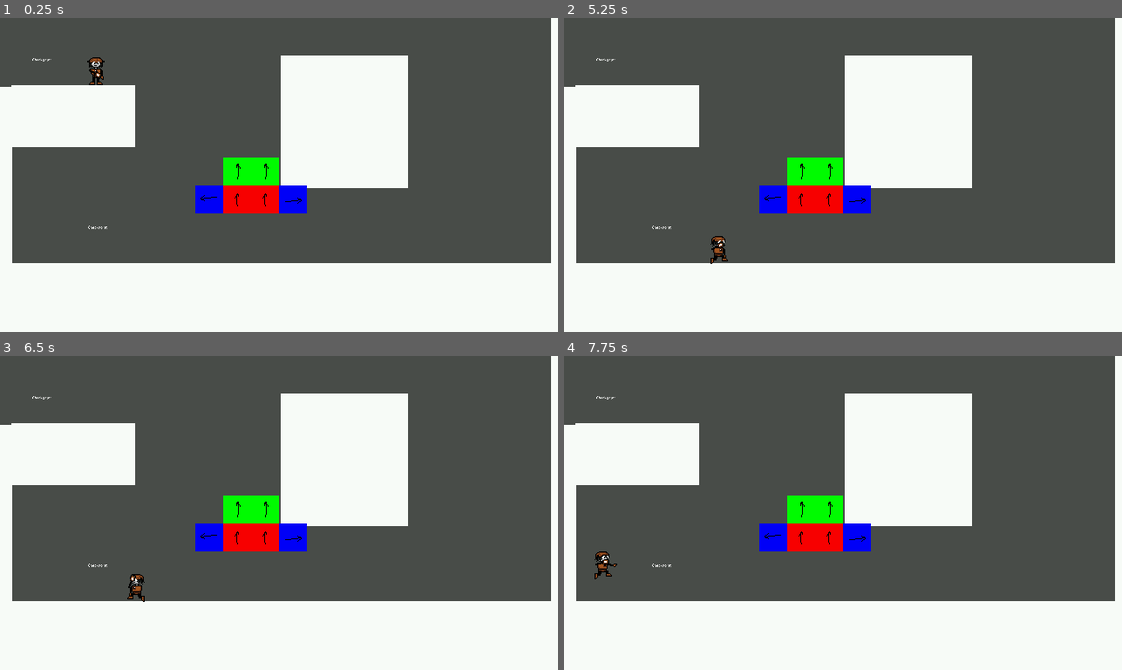
Above: before the commit, frames 1-4 (two rows, left to right).
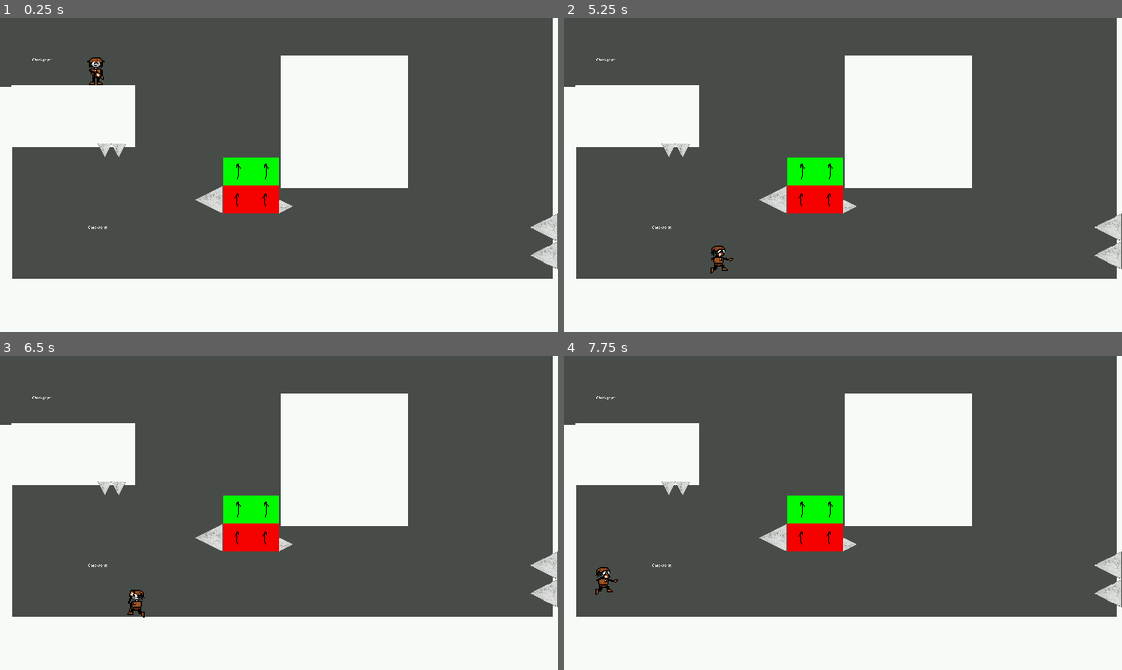
Above: after the commit, the same moments.

Repository: chars-at-last/Platforming-Game
Game: Godot game, scene res://nodes/scenes/game_manager.tscn
The game is run twice, just before and just after one commit, with the same random seed, the same clock (stepped at 60 frames per second) and the same inputs. The engine's default icon, where the game draws it, is replaced by a stand-in: a white triangle on a blue panel in a dark square.
Inputs (mouse positions are in pixels of both pictures, inside the frame that each line leads up to):
- Up to frame 1 (0.25 s): no input
- Up to frame 2 (5.25 s): tap Enter at 0.5 s; move the mouse to (965, 159) at 0.52 s; hold D (move_right) 0.53-2.03 s; click (965, 159) at 0.6 s; tap Space (jump) at 0.77, 1.52, 2, 3.02, 3.77, 4.52 s; move the mouse to (731, 190) at 1.27 s; tap S (look_down) at 1.35 s; move the mouse to (898, 105) at 2.02 s; hold A (move_left) 2.03-2.78 s; hold W (look_up) 2.03-2.78 s; move the mouse to (815, 237) at 2.77 s; hold D (move_right) 2.78-4.28 s; click (815, 237) at 2.85 s; move the mouse to (1010, 222) at 3.52 s; hold S (look_down) 3.53-4.28 s; move the mouse to (675, 127) at 4.27 s; hold A (move_left) 4.28-5.03 s; tap W (look_up) at 4.35 s; move the mouse to (870, 175) at 5.02 s; hold D (move_right) from 5.03 s (still down); click (870, 175) at 5.1 s
- Up to frame 3 (6.5 s): move the mouse to (195, 434) at 5.77 s; release D (move_right) at 5.78 s; hold A (move_left) from 5.78 s (still down); tap S (look_down) at 5.85 s; tap Space (jump) at 6.02 s
- Up to frame 4 (7.75 s): move the mouse to (965, 497) at 6.52 s; hold W (look_up) 6.53-7.28 s; tap Space (jump) at 6.77, 7.52 s; move the mouse to (731, 528) at 7.27 s; release A (move_left) at 7.28 s; hold D (move_right) from 7.28 s (still down); click (731, 528) at 7.35 s

The runs differ from the first frame. In frame 1, 6.5% of the frame differs, in the area x 2-100%, y 0-84%; in frame 2, 6.7%; in frame 3, 6.6%; in frame 4, 6.8%.

Commit message:
Basic Tiles Asset Commit

Diff:
--- /dev/null
+++ b/assets/resources/comp195_tileset.tres
@@ -0,0 +1,50 @@
+[gd_resource type="TileSet" load_steps=3 format=3 uid="uid://bsuhy77c6mhv3"]
+
+[ext_resource type="Texture2D" uid="uid://dr3xpnwogtwk2" path="res://assets/art/comp195_tileset.png" id="1_045vx"]
+
+[sub_resource type="TileSetAtlasSource" id="TileSetAtlasSource_y7qft"]
+texture = ExtResource("1_045vx")
+texture_region_size = Vector2i(64, 64)
+3:0/0 = 0
+3:0/0/physics_layer_3/polygon_0/points = PackedVector2Array(32, 32, -32, 32, 0, -32)
+0:0/0 = 0
+0:0/0/physics_layer_0/polygon_0/points = PackedVector2Array(-32, -32, -32, 32, 32, 32, 32, -32)
+1:0/0 = 0
+1:0/0/physics_layer_0/polygon_0/points = PackedVector2Array(-32, -32, -32, 32, 32, 32, 32, -32)
+2:0/0 = 0
+2:0/0/physics_layer_0/polygon_0/points = PackedVector2Array(-32, -32, -32, 32, 32, 32, 32, -32)
+2:1/0 = 0
+2:1/0/physics_layer_0/polygon_0/points = PackedVector2Array(-32, -32, -32, 32, 32, 32, 32, -32)
+0:1/0 = 0
+0:1/0/physics_layer_0/polygon_0/points = PackedVector2Array(-32, -32, -32, 32, 32, 32, 32, -32)
+0:2/0 = 0
+0:2/0/physics_layer_0/polygon_0/points = PackedVector2Array(-32, -32, -32, 32, 32, 32, 32, -32)
+1:2/0 = 0
+1:2/0/physics_layer_0/polygon_0/points = PackedVector2Array(-32, -32, -32, 32, 32, 32, 32, -32)
+2:2/0 = 0
+2:2/0/physics_layer_0/polygon_0/points = PackedVector2Array(-32, -32, -32, 32, 32, 32, 32, -32)
+1:1/0 = 0
+1:1/0/physics_layer_0/polygon_0/points = PackedVector2Array(-32, -32, -32, 32, 32, 32, 32, -32)
+1:3/0 = 0
+1:3/0/physics_layer_0/polygon_0/points = PackedVector2Array(-32, -32, -32, 32, 32, 32, 32, -32)
+0:3/0 = 0
+0:3/0/physics_layer_0/polygon_0/points = PackedVector2Array(-32, -32, -32, 32, 32, 32, 32, -32)
+1:4/0 = 0
+1:4/0/physics_layer_0/polygon_0/points = PackedVector2Array(-32, -32, -32, 32, 32, 32, 32, -32)
+0:4/0 = 0
+0:4/0/physics_layer_0/polygon_0/points = PackedVector2Array(-32, -32, -32, 32, 32, 32, 32, -32)
+4:2/0 = 0
+4:1/0 = 0
+4:1/0/physics_layer_2/polygon_0/points = PackedVector2Array(-20.9361, -2.00452, 24.0543, -2.22725, 24.0543, 9.13171, -20.7134, 8.68626)
+
+[resource]
+tile_size = Vector2i(64, 64)
+physics_layer_0/collision_layer = 2
+physics_layer_0/collision_mask = 0
+physics_layer_1/collision_layer = 32
+physics_layer_1/collision_mask = 0
+physics_layer_2/collision_layer = 16
+physics_layer_2/collision_mask = 0
+physics_layer_3/collision_layer = 4
+physics_layer_3/collision_mask = 0
+sources/1 = SubResource("TileSetAtlasSource_y7qft")
--- a/nodes/scenes/Obstacles/spikes.tscn
+++ b/nodes/scenes/Obstacles/spikes.tscn
@@ -1,8 +1,8 @@
 [gd_scene load_steps=3 format=3 uid="uid://vyj36j0hv8jy"]
 
-[ext_resource type="TileSet" uid="uid://wctw80adwhtu" path="res://assets/resources/placeholder_tileset.tres" id="2_bikw5"]
+[ext_resource type="TileSet" uid="uid://bsuhy77c6mhv3" path="res://assets/resources/comp195_tileset.tres" id="1_xmfpy"]
 [ext_resource type="Script" path="res://nodes/scripts/obstacles/spikes.gd" id="2_gh2gi"]
 
 [node name="Spikes" type="TileMapLayer"]
-tile_set = ExtResource("2_bikw5")
+tile_set = ExtResource("1_xmfpy")
 script = ExtResource("2_gh2gi")
--- a/nodes/scenes/Obstacles/tile.tscn
+++ b/nodes/scenes/Obstacles/tile.tscn
@@ -1,6 +1,9 @@
-[gd_scene load_steps=2 format=3 uid="uid://ch2455e3kwkon"]
+[gd_scene load_steps=3 format=3 uid="uid://ch2455e3kwkon"]
 
 [ext_resource type="Script" path="res://nodes/scripts/obstacles/tile.gd" id="1_5yxb0"]
+[ext_resource type="TileSet" uid="uid://bsuhy77c6mhv3" path="res://assets/resources/comp195_tileset.tres" id="1_77m1u"]
 
 [node name="Tile" type="TileMapLayer"]
+scale = Vector2(0.25, 0.25)
+tile_set = ExtResource("1_77m1u")
 script = ExtResource("1_5yxb0")
--- a/nodes/scenes/game_manager.tscn
+++ b/nodes/scenes/game_manager.tscn
@@ -8,13 +8,13 @@
 [ext_resource type="PackedScene" uid="uid://bax0hg5n0t3qk" path="res://nodes/scenes/check_point.tscn" id="6_1xxpy"]
 
 [sub_resource type="RectangleShape2D" id="RectangleShape2D_oxpyf"]
-size = Vector2(1048, 114)
+size = Vector2(1048, 96)
 
 [sub_resource type="RectangleShape2D" id="RectangleShape2D_f7jhm"]
 size = Vector2(143.5, 74)
 
 [sub_resource type="RectangleShape2D" id="RectangleShape2D_1cmjc"]
-size = Vector2(143.5, 308)
+size = Vector2(150.75, 308)
 
 [sub_resource type="RectangleShape2D" id="RectangleShape2D_ph3ue"]
 size = Vector2(143.5, 152)
@@ -39,7 +39,7 @@
 collision_mask = 0
 
 [node name="TempBlock" type="CollisionShape2D" parent="StaticBody2D"]
-position = Vector2(293, 338)
+position = Vector2(293, 347)
 shape = SubResource("RectangleShape2D_oxpyf")
 
 [node name="ColorRect" type="ColorRect" parent="StaticBody2D"]
@@ -58,7 +58,7 @@
 
 [node name="ColorRect" type="ColorRect" parent="StaticBody2D2"]
 offset_left = -127.0
-offset_top = 281.0
+offset_top = 299.0
 offset_right = 816.0
 offset_bottom = 395.0
 
@@ -69,7 +69,7 @@
 offset_bottom = 310.0
 
 [node name="ColorRect3" type="ColorRect" parent="StaticBody2D2"]
-offset_left = 632.0
+offset_left = 634.0
 offset_top = -10.0
 offset_right = 774.0
 offset_bottom = 330.0
@@ -89,7 +89,7 @@
 shape = SubResource("RectangleShape2D_1cmjc")
 
 [node name="TempBlock2" type="CollisionShape2D" parent="StaticBody2D3"]
-position = Vector2(703, 144)
+position = Vector2(708.375, 145)
 shape = SubResource("RectangleShape2D_1cmjc")
 
 [node name="TempBlock3" type="CollisionShape2D" parent="StaticBody2D3"]
@@ -111,7 +111,12 @@
 tile_set = ExtResource("4_som4f")
 
 [node name="Spikes" parent="." instance=ExtResource("5_ltc1a")]
-tile_map_data = PackedByteArray(0, 0, 7, 0, 6, 0, 0, 0, 4, 0, 0, 0, 0, 96, 10, 0, 6, 0, 0, 0, 4, 0, 0, 0, 0, 80)
+scale = Vector2(0.5, 0.5)
+tile_map_data = PackedByteArray(0, 0, 7, 0, 6, 0, 1, 0, 3, 0, 0, 0, 0, 96, 19, 0, 8, 0, 1, 0, 3, 0, 0, 0, 0, 96, 19, 0, 7, 0, 1, 0, 3, 0, 0, 0, 0, 96)
+
+[node name="SpikesSmall" parent="." instance=ExtResource("5_ltc1a")]
+scale = Vector2(0.25, 0.25)
+tile_map_data = PackedByteArray(0, 0, 20, 0, 13, 0, 1, 0, 3, 0, 0, 0, 0, 80, 8, 0, 9, 0, 1, 0, 3, 0, 0, 0, 0, 48, 7, 0, 9, 0, 1, 0, 3, 0, 0, 0, 0, 48)
 
 [node name="CheckPoint" type="TileMapLayer" parent="."]
 tile_map_data = PackedByteArray(0, 0, 3, 0, 7, 0, 0, 0, 0, 0, 0, 0, 1, 0, 1, 0, 1, 0, 0, 0, 0, 0, 0, 0, 1, 0)
@@ -134,4 +139,4 @@
 text = "Checkpoint"
 
 [connection signal="body_entered" from="CheckPoint/Area2D" to="CheckPoint/Area2D" method="_on_body_entered"]
-[connection signal="body_entered" from="CheckPoint/@Area2D@18534" to="CheckPoint/@Area2D@18534" method="_on_body_entered"]
+[connection signal="body_entered" from="CheckPoint/@Area2D@25109" to="CheckPoint/@Area2D@25109" method="_on_body_entered"]
--- a/project.godot
+++ b/project.godot
@@ -86,6 +86,7 @@
 2d_physics/layer_3="Spikes"
 2d_physics/layer_4="Death"
 2d_physics/layer_5="Checkpoint"
+2d_physics/layer_6="Background"
 
 [rendering]
 
Binary file added: assets/art/comp195_tileset.png
Not shown, added: assets/art/comp195_tileset.png.import
